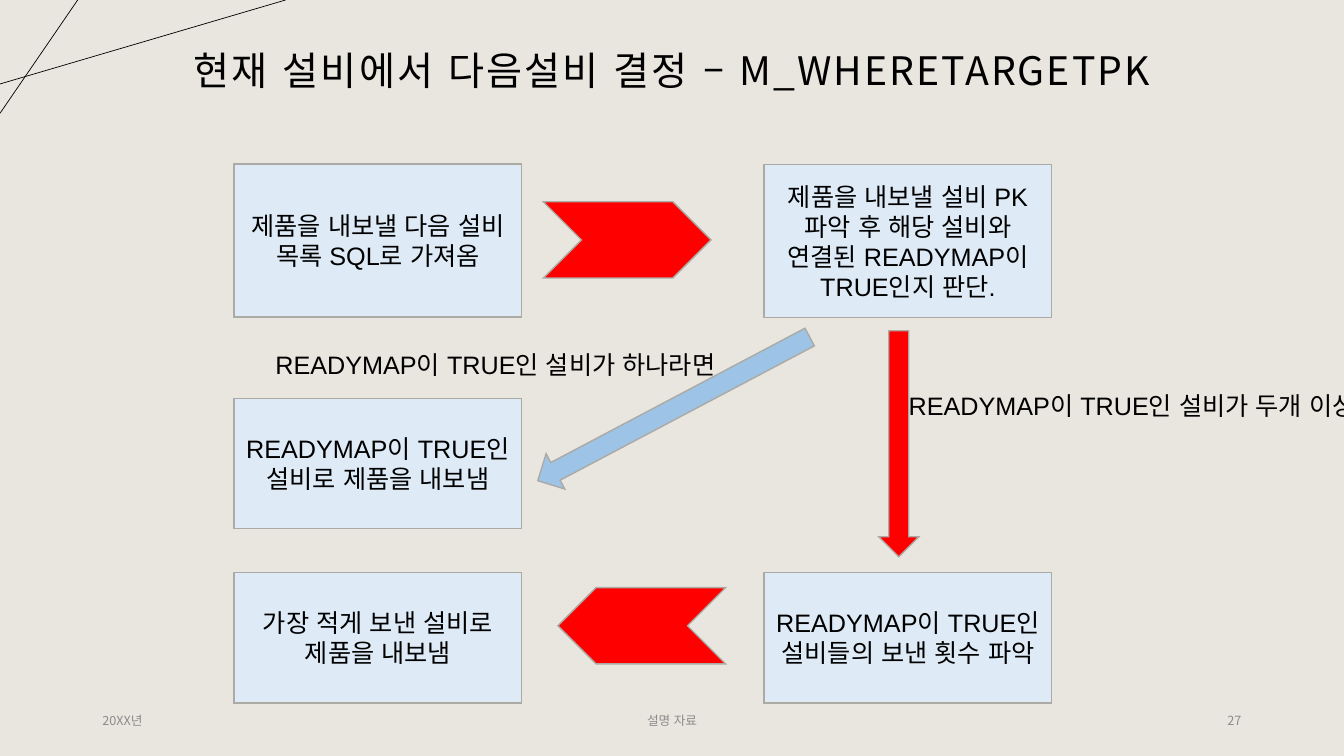
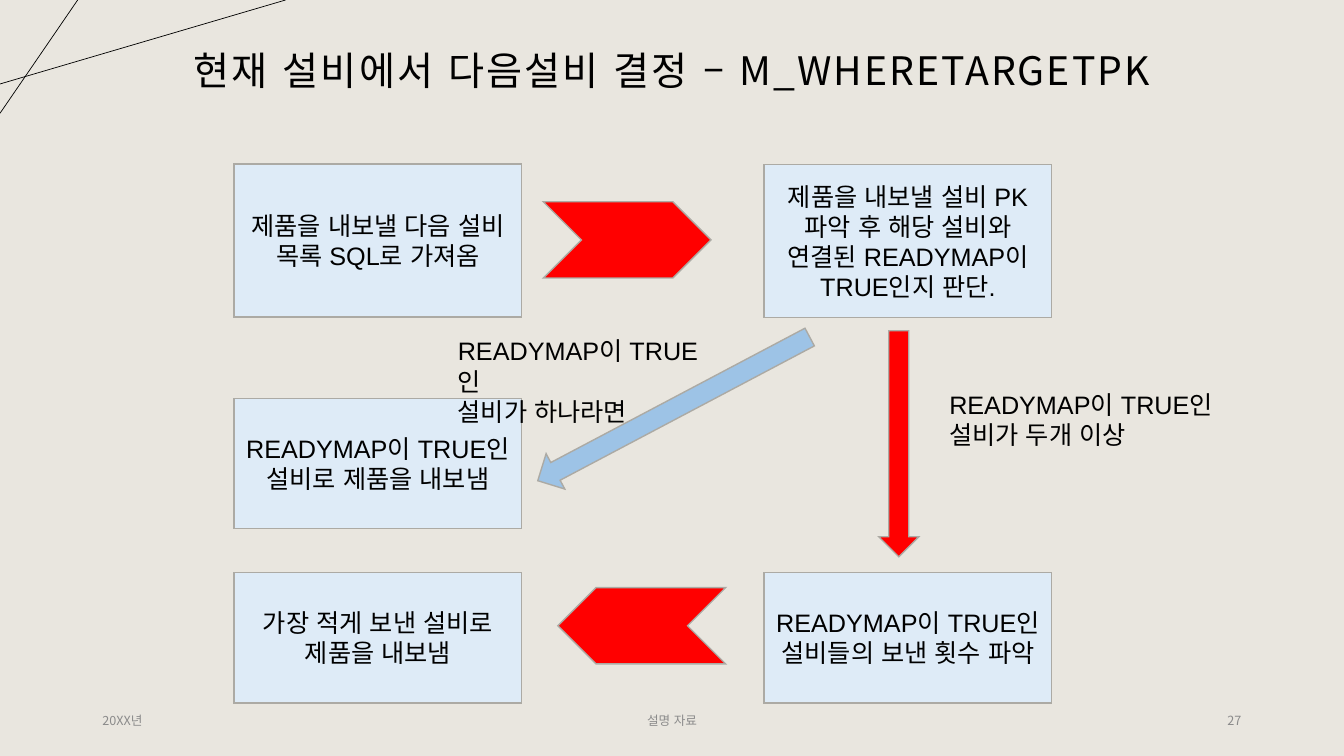
Before and after one commit to Tentailsahri/DT_FINAL_Project, a slide deck: slide 27 of 문서/시나리오에 따른 공정 시뮬레이션 발표 - 박민준.pptx. Drawn at 1344x756 pixels with LibreOffice and Linux fonts; fonts in the diff are those of the drawing. Boxes give left, top, right and bottom in pixels: in the first picture for what was removed or moved away, otherwise in the second. Text is boxed around its words. In the diff, an @@ line names an element or a change of style, - is before the commit and + after.

```diff
--- a/문서/시나리오에 따른 공정 시뮬레이션 발표 - 박민준.pptx
+++ b/문서/시나리오에 따른 공정 시뮬레이션 발표 - 박민준.pptx
@@ text at [458, 340, 627, 427]: text changed @@
-READYMAP이 TRUE인 설비가 하나라면
+READYMAP이 TRUE인
+설비가 하나라면
@@ text at [949, 394, 1213, 446]: text changed @@
-READYMAP이 TRUE인 설비가 두개 이상
+READYMAP이 TRUE인
+설비가 두개 이상
```
Also in this commit, not shown: 1 other slide changed.
